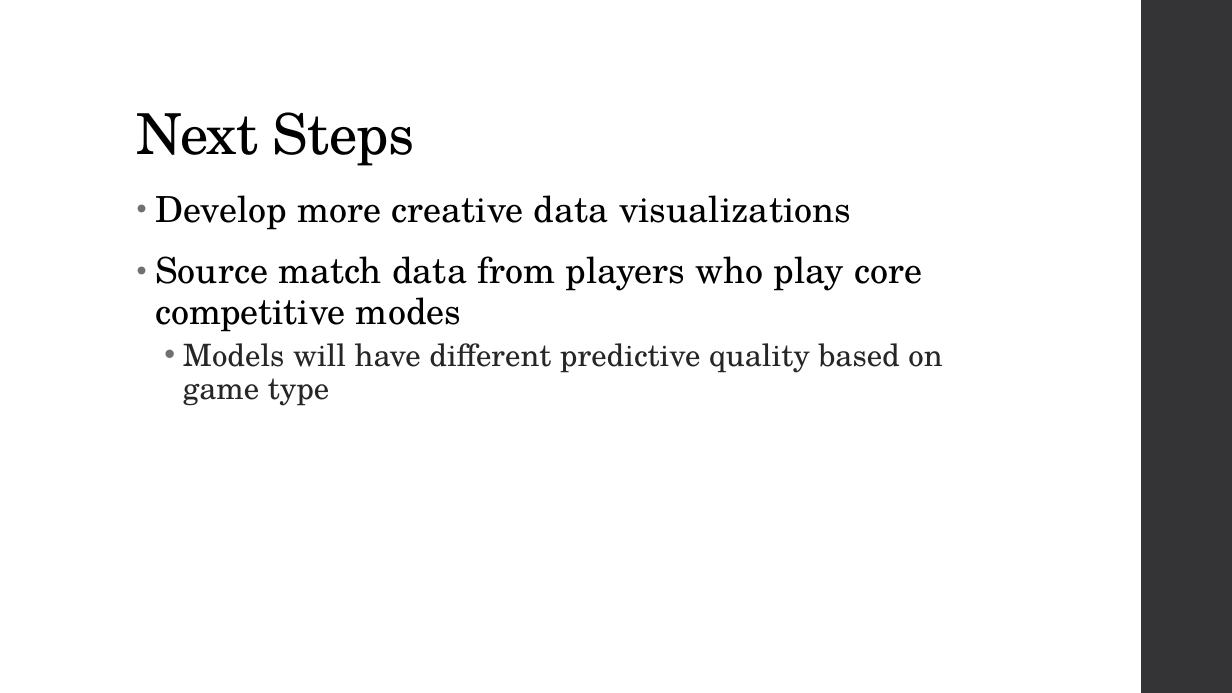
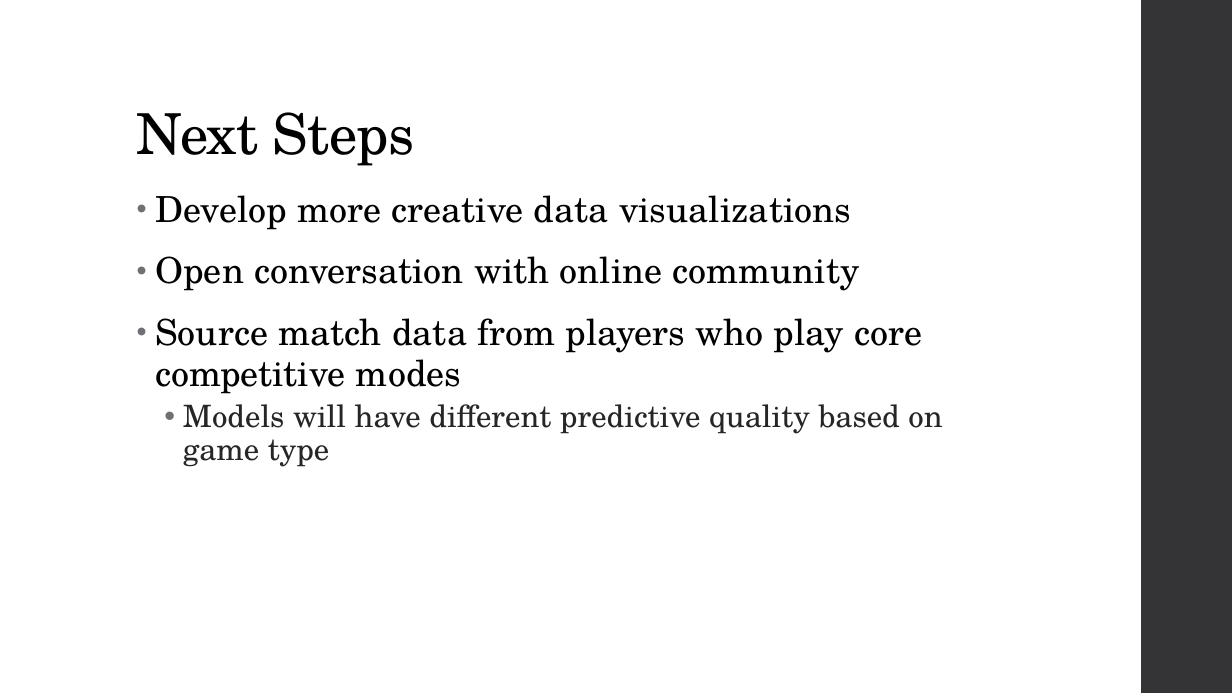
Before and after one commit to Drymander/Capstone-Halo-5, a slide deck: slide 13 of presentation/Presentation.pptx. Drawn at 1232x693 pixels with LibreOffice and Linux fonts; fonts in the diff are those of the drawing. Boxes give left, top, right and bottom in pixels: in the first picture for what was removed or moved away, otherwise in the second. Text is boxed around its words. In the diff, an @@ line names an element or a change of style, - is before the commit and + after.

```diff
--- a/presentation/Presentation.pptx
+++ b/presentation/Presentation.pptx
@@ text at (155,256,860,291): paragraph added @@
+• Open conversation with online community
```
Also in this commit, not shown: 7 other slides changed, 5 other files.
